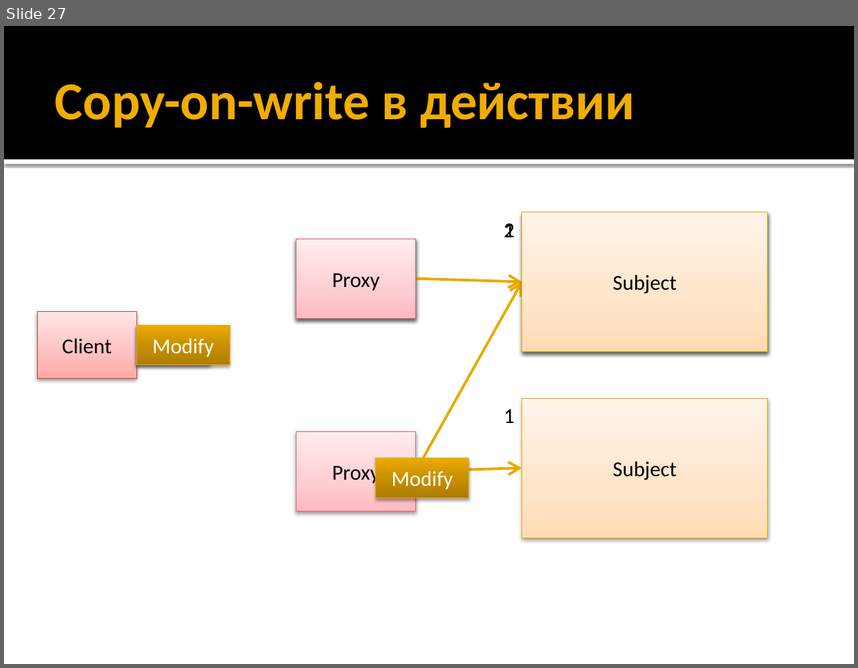
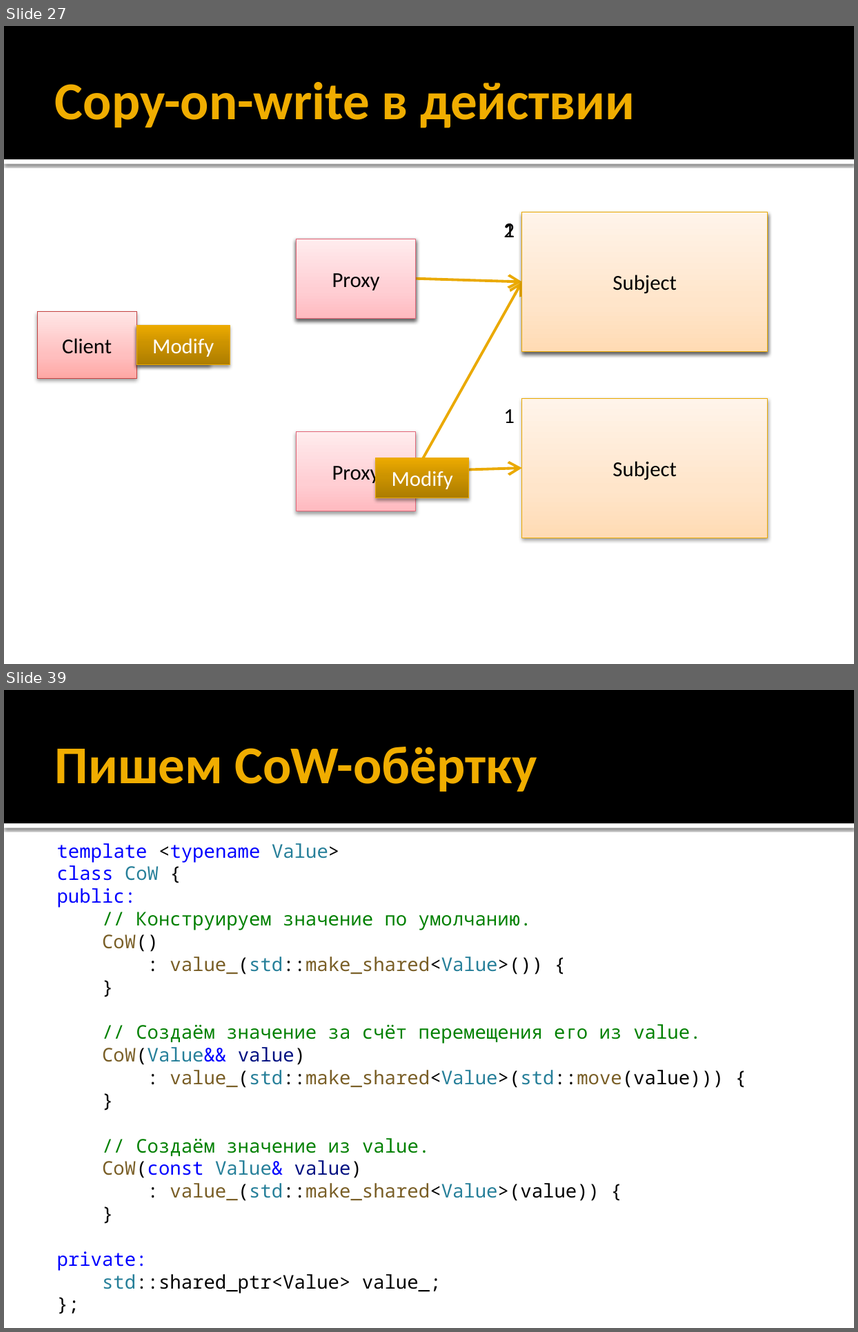
Before and after one commit to alexey-malov/ood, a slide deck: lectures/12.proxy/proxy.pptx. Shown one above the other, each under a label of ours: slide 27 before the commit, slides 27 and 39 after it; the slides between them are not shown. The pictures are 858x668 and 858x1332 pixels, drawn with LibreOffice and Linux fonts; fonts in the diff are those of the drawing. Boxes give left, top, right and bottom in pixels: in the first picture for what was removed or moved away, otherwise in the second. Text is boxed around its words. In the diff, an @@ line names an element or a change of style, - is before the commit and + after.

```diff
--- a/lectures/12.proxy/proxy.pptx
+++ b/lectures/12.proxy/proxy.pptx
@@ slide 39 added at [4,690,854,1328], background #FFFFFF; not listed: 2 template elements that a slide beside it also shows @@
@@ title added at [55,747,537,791], 45 pt, text #F0AD00, bold @@
+Пишем CoW-обёртку
@@ text added at [57,843,724,1293], 16 pt, text #008000 @@
+template <typename Value>
+class CoW {
+public:
+// Конструируем значение по умолчанию.
+CoW()
+: value_(std::make_shared<Value>()) {
+}
+// Создаём значение за счёт перемещения его из value.
+CoW(Value&& value)
+: value_(std::make_shared<Value>(std::move(value))) {
+}
+// Создаём значение из value.
+CoW(const Value& value)
+: value_(std::make_shared<Value>(value)) {
+}
+private:
+std::shared_ptr<Value> value_;
+};
```
Also in this commit, not shown: 4 slides changed, 20 other slides added, 1 other file.
